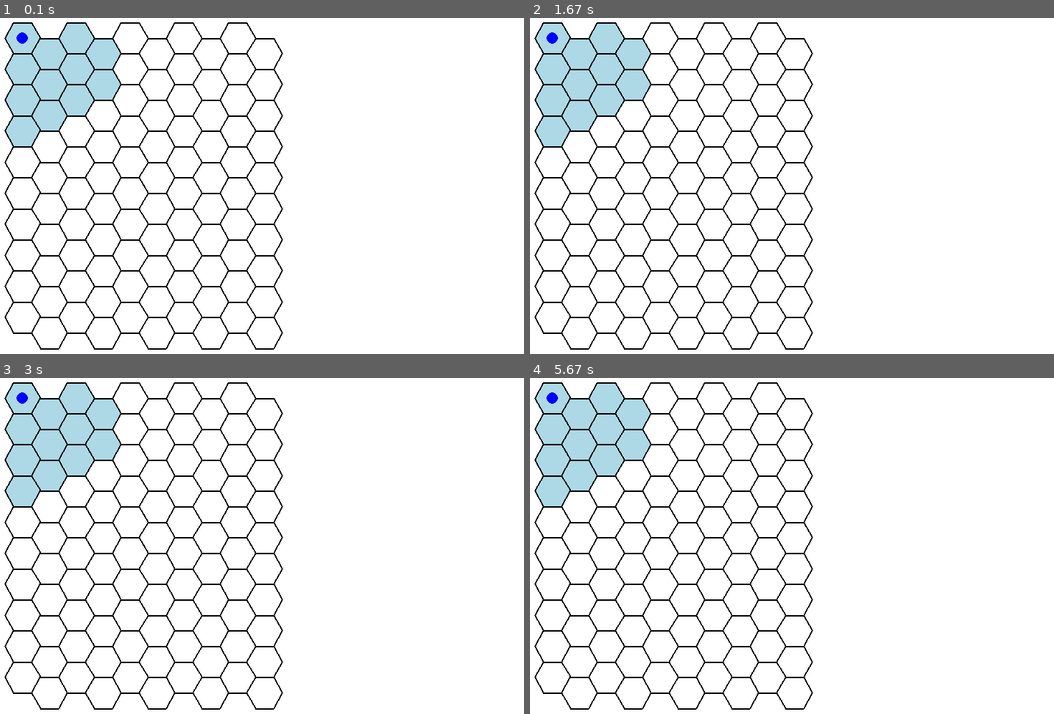
Above: before the commit, frames 1-4 (two rows, left to right).
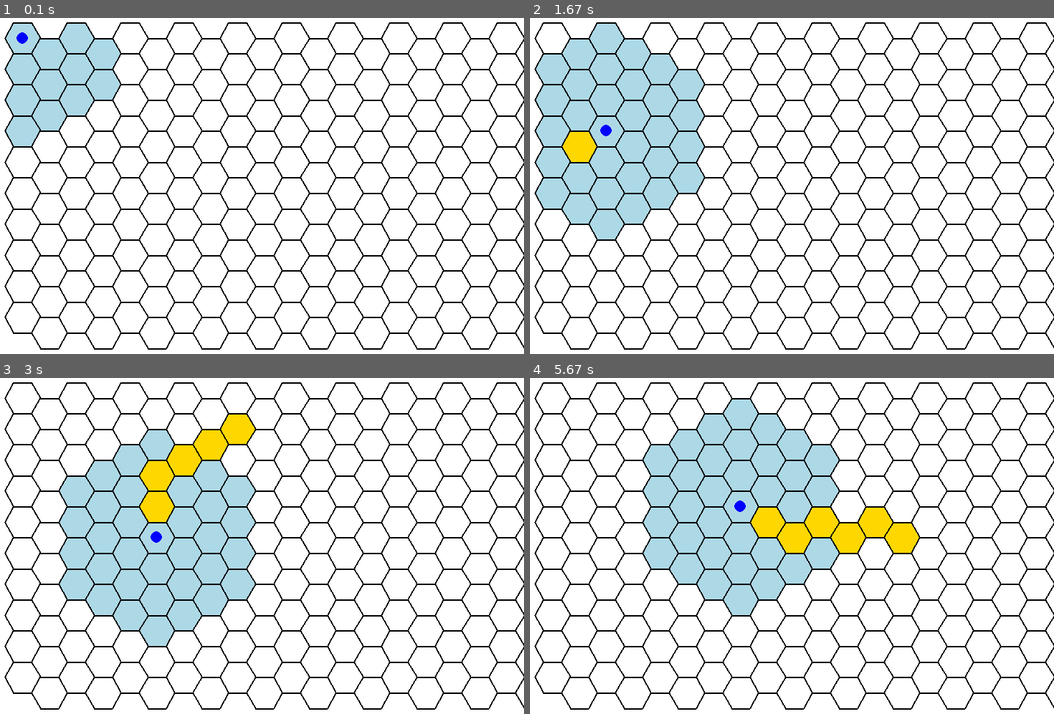
Above: after the commit, the same moments.

Repository: Johan993/pyGamehero
Game: pygame game, started from main.py
The game is run twice, just before and just after one commit, with the same random seed, the same clock (stepped at 60 frames per second) and the same inputs.
Inputs (mouse positions are in pixels of both pictures, inside the frame that each line leads up to):
- Up to frame 1 (0.1 s): no input
- Up to frame 2 (1.67 s): click (765, 216) at 0.43 s; click (771, 246) at 0.85 s; move the mouse to (587, 152) at 1.17 s; click (587, 152) at 1.4 s
- Up to frame 3 (3 s): move the mouse to (outside the picture) at 1.77 s; click (outside the picture) at 2.02 s; move the mouse to (251, 431) at 2.4 s; click (251, 431) at 2.67 s
- Up to frame 4 (5.67 s): move the mouse to (739, 690) at 3.07 s; click (739, 690) at 3.33 s; move the mouse to (750, 505) at 3.73 s; click (750, 505) at 4 s; move the mouse to (687, 488) at 4.4 s; click (687, 488) at 4.67 s; move the mouse to (917, 539) at 5.07 s; click (917, 539) at 5.33 s

The runs differ from the first frame. In frame 1, 3.8% of the frame differs, in the area x 52-100%, y 1-99%; in frame 2, 14%; in frame 3, 26%; in frame 4, 26%, in the area x 1-100%, y 1-99%.

Commit message:
с алгоритмом движения

Diff:
--- a/main.py
+++ b/main.py
@@ -1,14 +1,15 @@
 import pygame
 import math
+import heapq
 from pygame.locals import *
-
 
 pygame.init()
 
 
 WIDTH, HEIGHT = 800, 600
 TILE_SIZE = 25
-
+screen = pygame.display.set_mode((WIDTH, HEIGHT))
+pygame.display.set_caption("Гексагональная карта с A*")
 
 
 WHITE = (255, 255, 255)
@@ -17,6 +18,7 @@
 BLUE = (0, 0, 255)
 BLACK = (0, 0, 0)
 HIGHLIGHT = (173, 216, 230)
+PATH_COLOR = (255, 215, 0)
 
 
 
@@ -28,6 +30,7 @@
         self.map_data = self.generate_map()
 
     def generate_map(self):
+        global map_data
         map_data = []
         for row in range(self.rows):
             map_row = []
@@ -36,21 +39,28 @@
                 offset_y = self.tile_size * math.sqrt(3) * (row + (0.5 if col % 2 else 0)) + 50
                 map_row.append((offset_x, offset_y))
             map_data.append(map_row)
+
         return map_data
 
-    def draw(self, screen, highlight_cells):
+    def draw(self, screen, highlight_cells=None, path=None):
+
         for row in range(self.rows):
             for col in range(self.cols):
-                if highlight_cells and (col, row) in highlight_cells:
+                center_x, center_y = self.map_data[row][col]
+                points = self.hexagon_points(center_x, center_y)
+
+                if path and (col, row) in path:
+                    color = PATH_COLOR
+                elif highlight_cells and (col, row) in highlight_cells:
                     color = HIGHLIGHT
                 else:
-                    color = WHITE if (row + col) % 2 == 0 else WHITE
-                center_x, center_y = self.map_data[row][col]
-                points = self.hexagon_points(center_x, center_y)
+                    color = WHITE
+
                 pygame.draw.polygon(screen, color, points)
                 pygame.draw.polygon(screen, BLACK, points, 2)
 
     def hexagon_points(self, center_x, center_y):
+
         points = []
         for i in range(6):
             angle = math.radians(60 * i)
@@ -60,6 +70,7 @@
         return points
 
     def find_closest_hex(self, mouse_x, mouse_y):
+
         closest_hex = None
         min_distance = float("inf")
         for row_idx, row in enumerate(self.map_data):
@@ -71,22 +82,34 @@
         return closest_hex
 
 
-
 class Hero:
     def __init__(self, x, y, color=BLUE):
         self.x = x
         self.y = y
         self.color = color
+        self.path = []
         self.move_range = 130
-        self.comand = 0
-        self.attack = 2
+
     def draw(self, screen, map_data):
-
         hero_x, hero_y = map_data[self.y][self.x]
         pygame.draw.circle(screen, self.color, (int(hero_x), int(hero_y)), TILE_SIZE // 3)
 
-    def get_accessible_cells(self, map_data):
+    def get_neighbors(self, x, y):
+        neighbors = []
+        current_x, current_y = map_data[y][x]
 
+        for row in range(len(map_data)):
+            for col in range(len(map_data[row])):
+                if col == x and row == y:
+                    continue
+                neighbor_x, neighbor_y = map_data[row][col]
+                distance = math.sqrt((neighbor_x - current_x) ** 2 + (neighbor_y - current_y) ** 2)
+                if distance <= TILE_SIZE * 2:
+                    neighbors.append((col, row))
+
+        return neighbors
+
+    def get_accessible_cells(self):
         accessible_cells = []
         hero_x, hero_y = map_data[self.y][self.x]
         for row in range(len(map_data)):
@@ -97,29 +120,56 @@
                     accessible_cells.append((col, row))
         return accessible_cells
 
-    def move_to(self, x, y, map_data):
+    def heuristic(self, a, b):
+        (x1, y1) = a
+        (x2, y2) = b
+        return abs(x1 - x2) + abs(y1 - y2)
 
-        accessible_cells = self.get_accessible_cells(map_data)
-        if (x, y) in accessible_cells:
-            self.x = x
-            self.y = y
+    def a_star_search(self, start, goal):
+        open_set = []
+        heapq.heappush(open_set, (0, start))
+        came_from = {}
+        g_score = {start: 0}
+        f_score = {start: self.heuristic(start, goal)}
+
+        while open_set:
+            _, current = heapq.heappop(open_set)
+
+            if current == goal:
+                path = []
+                while current in came_from:
+                    path.append(current)
+                    current = came_from[current]
+                path.reverse()
+                print(path)
+                print(start,goal)
+                return path
+
+            for neighbor in self.get_neighbors(*current):
+                tentative_g_score = g_score[current] + 1
+
+                if neighbor not in g_score or tentative_g_score < g_score[neighbor]:
+                    came_from[neighbor] = current
+                    g_score[neighbor] = tentative_g_score
+                    f_score[neighbor] = tentative_g_score + self.heuristic(neighbor, goal)
+                    heapq.heappush(open_set, (f_score[neighbor], neighbor))
+        return []
+
+    def move_to(self, x, y):
+        self.path = self.a_star_search((self.x, self.y), (x, y))
+
+    def update_position(self):
+        if self.path:
+            self.x, self.y = self.path.pop(0)
 
 
-    def get_comand(self):
-        return self.comand
-
-    def attack(self):
-        ...
-
-
-screen = pygame.display.set_mode((WIDTH, HEIGHT))
-pygame.display.set_caption("Поле с гексагональной сеткой")
-rows, cols = 10, 10
+rows, cols = 10, 24
 hex_map = HexMap(rows, cols, TILE_SIZE)
 hero = Hero(0, 0)
+print(hero.get_neighbors(1, 1))
+running = True
+clock = pygame.time.Clock()
 
-
-running = True
 while running:
     for event in pygame.event.get():
         if event.type == QUIT:
@@ -130,13 +180,15 @@
                 mouse_x, mouse_y = event.pos
                 closest_hex = hex_map.find_closest_hex(mouse_x, mouse_y)
                 if closest_hex:
-                    hero.move_to(closest_hex[0], closest_hex[1], hex_map.map_data)
+                    hero.move_to(closest_hex[0], closest_hex[1])
+
+    hero.update_position()
 
     screen.fill(WHITE)
-    accessible_cells = hero.get_accessible_cells(hex_map.map_data)
-    hex_map.draw(screen, highlight_cells=accessible_cells)
+    accessible_cells = hero.get_accessible_cells()
+    hex_map.draw(screen, highlight_cells=accessible_cells, path=hero.path)
     hero.draw(screen, hex_map.map_data)
 
     pygame.display.flip()
-
+    clock.tick(5)
 pygame.quit()
